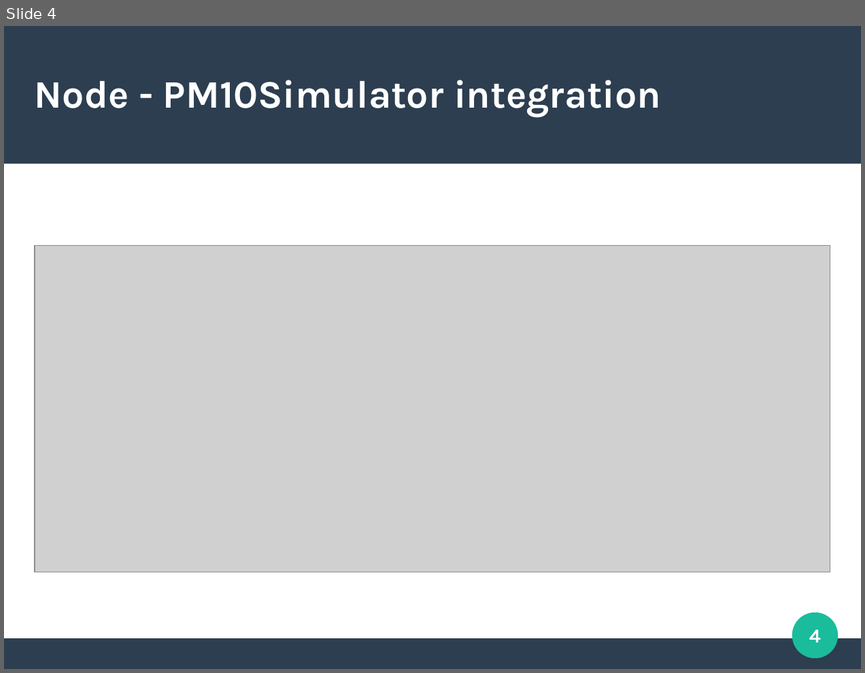
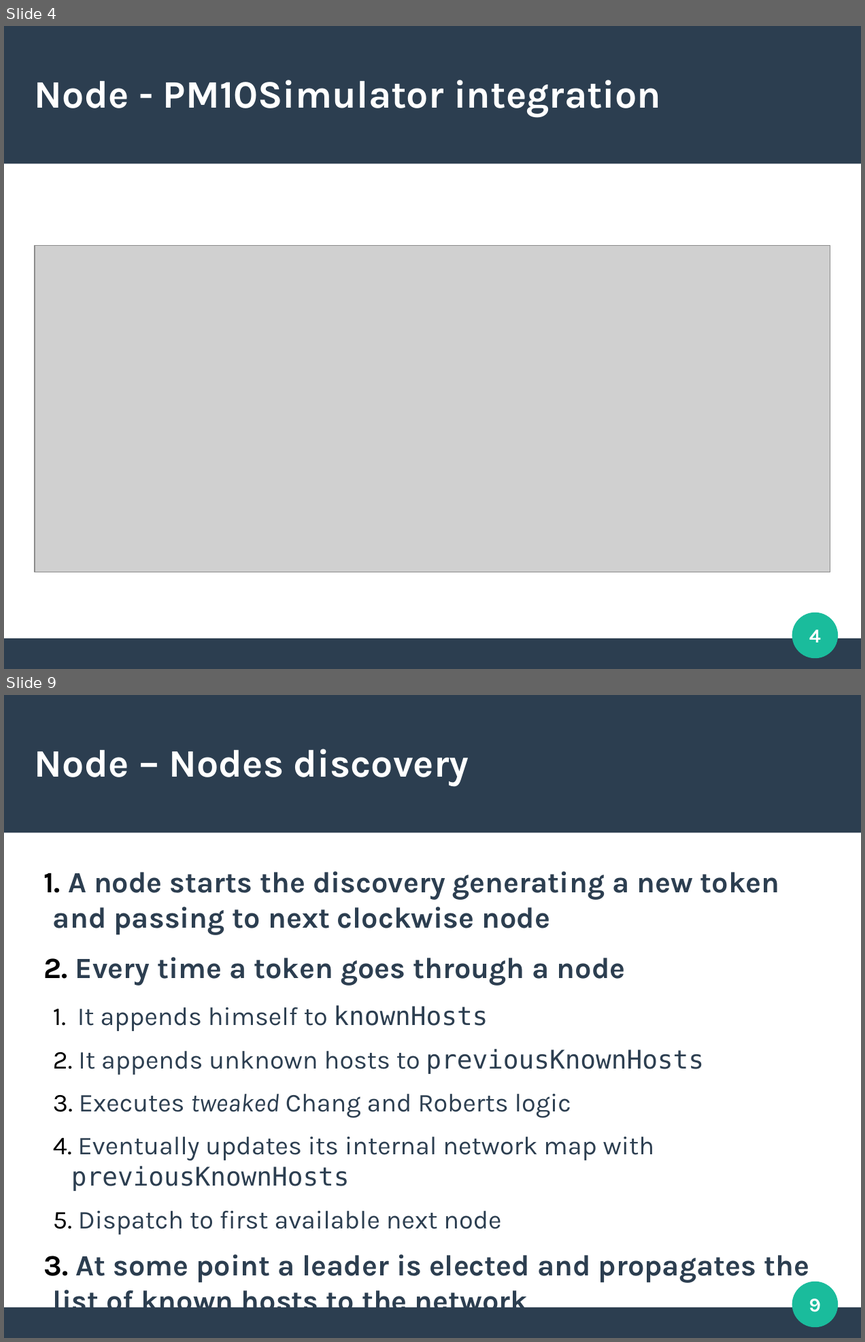
Before and after one commit to slinkydeveloper/sdp-project, a slide deck: slides.odp. Shown one above the other, each under a label of ours: slide 4 before the commit, slides 4 and 9 after it; the slides between them are not shown. The pictures are 865x673 and 865x1342 pixels, drawn with LibreOffice and Linux fonts; fonts in the diff are those of the drawing; grey boxes stand for pictures. Boxes give left, top, right and bottom in pixels: in the first picture for what was removed or moved away, otherwise in the second. Text is boxed around its words. In the diff, an @@ line names an element or a change of style, - is before the commit and + after.

```diff
--- a/slides.odp
+++ b/slides.odp
@@ slide 9 added at (4, 695, 861, 1338), background #FFFFFF; not listed: 3 template elements that a slide beside it also shows @@
@@ title added at (35, 749, 469, 786), 36 pt, text #FFFFFF, bold @@
+Node – Nodes discovery
@@ text added at (53, 871, 809, 1283), 23.8 pt, text #2C3E50 @@
+1. A node starts the discovery generating a new token and passing to next clockwise node
+2. Every time a token goes through a node
+  1. It appends himself to knownHosts
+  2. It appends unknown hosts to previousKnownHosts
+  3. Executes tweaked Chang and Roberts logic
+  4. Eventually updates its internal network map with previousKnownHosts
+  5. Dispatch to first available next node
+3. At some point a leader is elected and propagates the list of known hosts to the network
@@ page number added at (809, 1298, 821, 1312), 18 pt, text #FFFFFF, bold @@
+9
```
Also in this commit, not shown: 1 slide changed, 9 other slides added, 1 slide removed, 13 other files.
